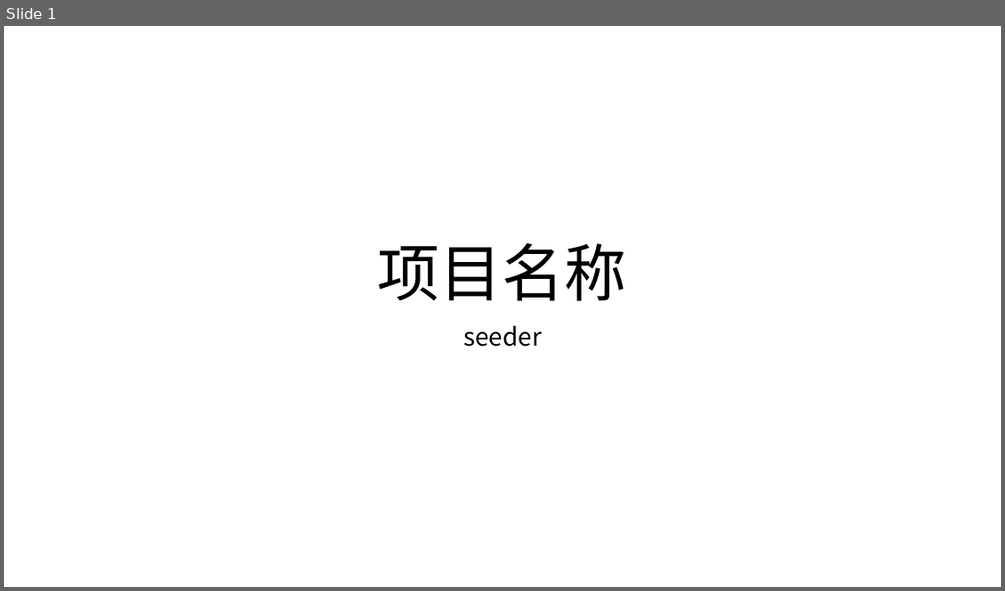
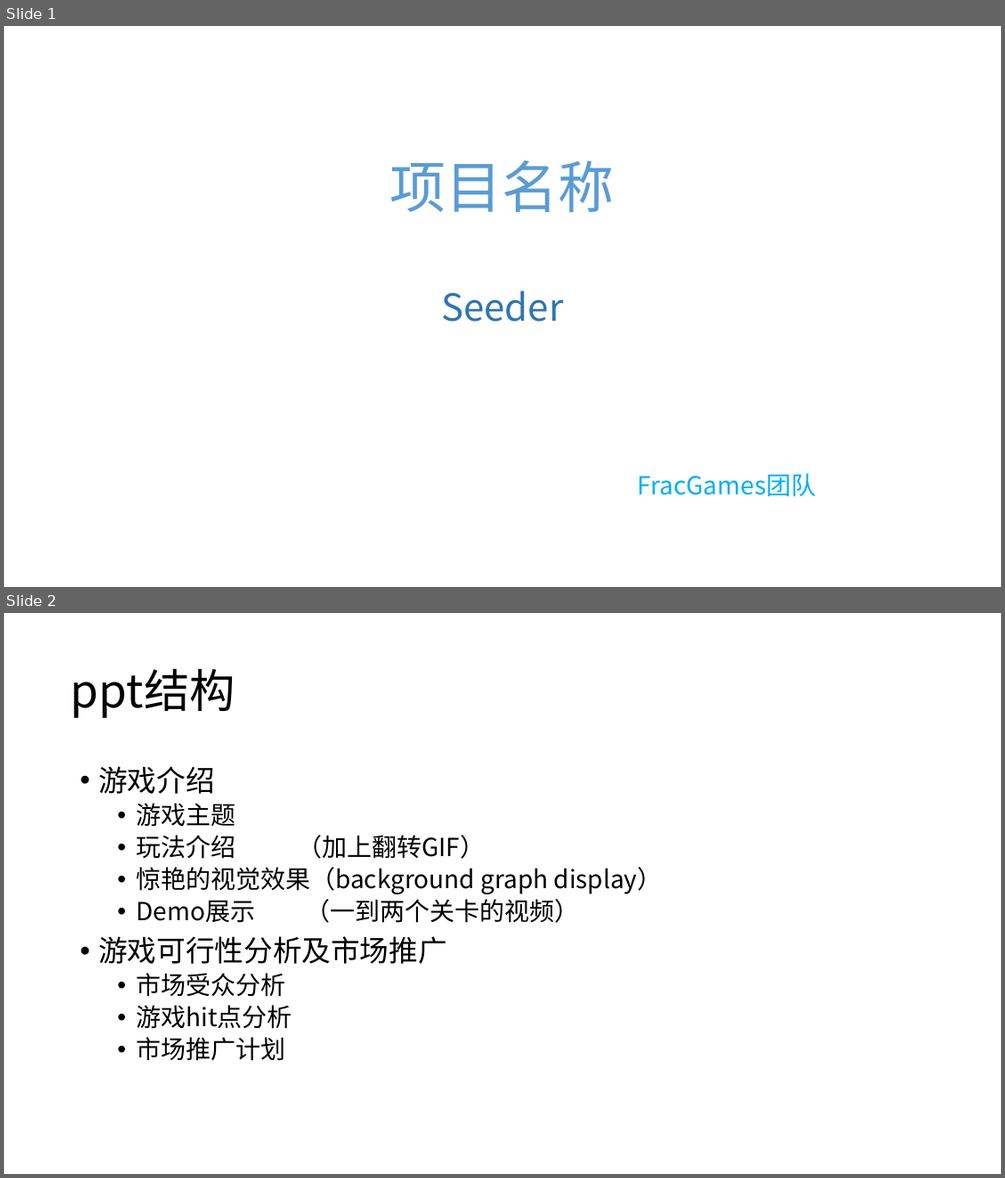
Before and after one commit to fracgames/fracgames.github.io, a slide deck: Presentation/Presentation.pptx. Shown one above the other, each under a label of ours: slide 1 before the commit, slides 1 and 2 after it. The pictures are 1005x591 and 1005x1178 pixels, drawn with LibreOffice and Linux fonts; fonts in the diff are those of the drawing. Boxes give left, top, right and bottom in pixels: in the first picture for what was removed or moved away, otherwise in the second. Text is boxed around its words. In the diff, an @@ line names an element or a change of style, - is before the commit and + after.

```diff
--- a/Presentation/Presentation.pptx
+++ b/Presentation/Presentation.pptx
@@ slide 2 added at <box>4,613,1001,1174</box>, background #FFFFFF @@
@@ title added at <box>71,668,235,718</box>, 44 pt, text #000000 @@
+ppt结构
@@ text added at <box>98,766,663,1061</box>, 24 pt, text #000000 @@
+• 游戏介绍
+  • 游戏主题
+  • 玩法介绍 （加上翻转GIF）
+  • 惊艳的视觉效果（background graph display）
+  • Demo展示 （一到两个关卡的视频）
+• 游戏可行性分析及市场推广
+  • 市场受众分析
+  • 游戏hit点分析
+  • 市场推广计划
@@ slide 1 changed as well @@
@@ text "项目名称": place and size @@
-text "项目名称" at <box>378,243,627,301</box>
+text "项目名称" at <box>390,160,615,212</box>
@@ text "项目名称" at <box>390,160,615,212</box>: size 60 to 54 pt, text colour #000000 to gradient #1F4E79 to #5B9BD5 to #9DC3E6; line spacing 0.9 to 1; vertical alignment bottom to top @@
@@ subtitle at <box>441,290,817,497</box>: text changed; text colour #000000 to #00B0F0 @@
-seeder
+Seeder
+FracGames团队
```
Also in this commit, not shown: 7 other slides added, 5 slides removed, 1 other file.
